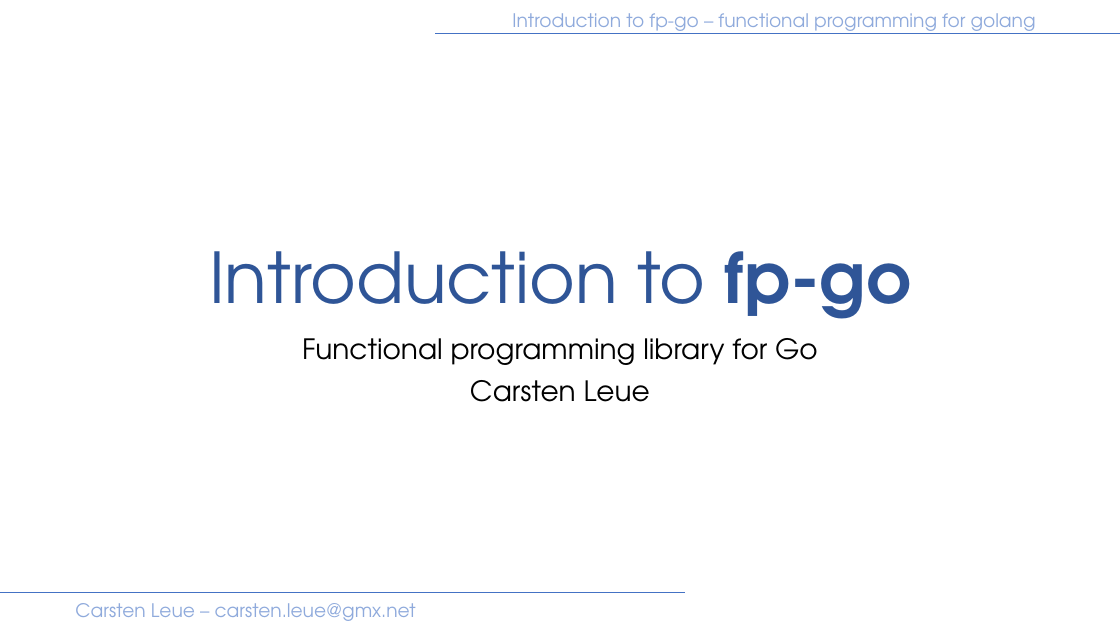
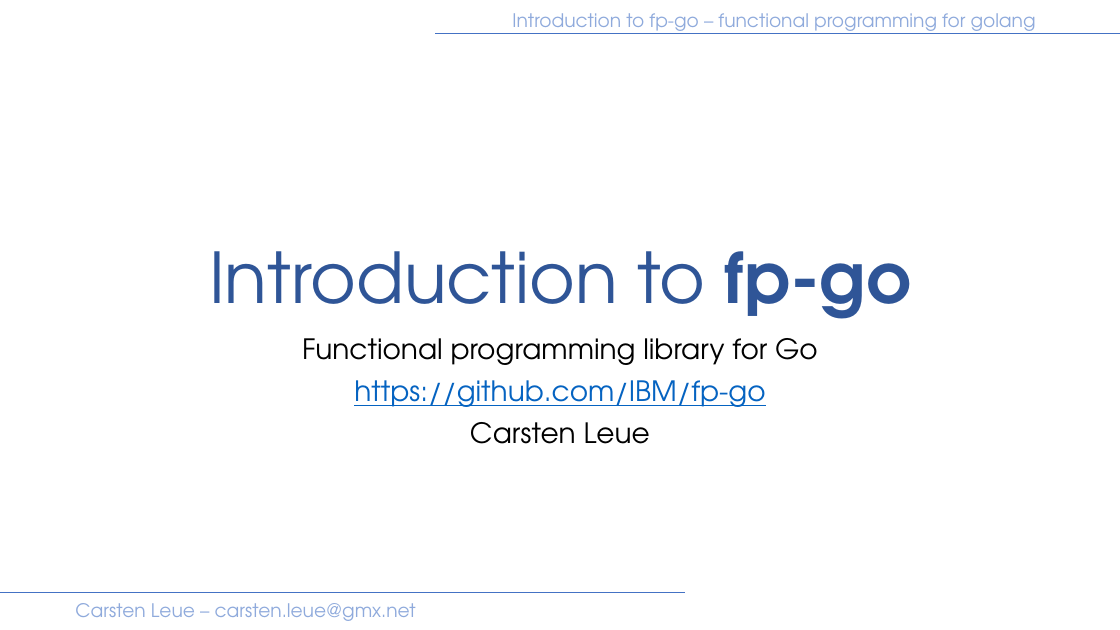
Before and after one commit to IBM/fp-go, a slide deck: slide 1 of samples/presentation/introduction.pptx. Drawn at 1120x630 pixels with LibreOffice and Linux fonts; fonts in the diff are those of the drawing. Boxes give left, top, right and bottom in pixels: in the first picture for what was removed or moved away, otherwise in the second. Text is boxed around its words. In the diff, an @@ line names an element or a change of style, - is before the commit and + after.

```diff
--- a/samples/presentation/introduction.pptx
+++ b/samples/presentation/introduction.pptx
@@ subtitle at [354, 380, 765, 407]: paragraph added @@
+https://github.com/IBM/fp-go
```
Also in this commit, not shown: 3 other slides changed, 1 slide added.
